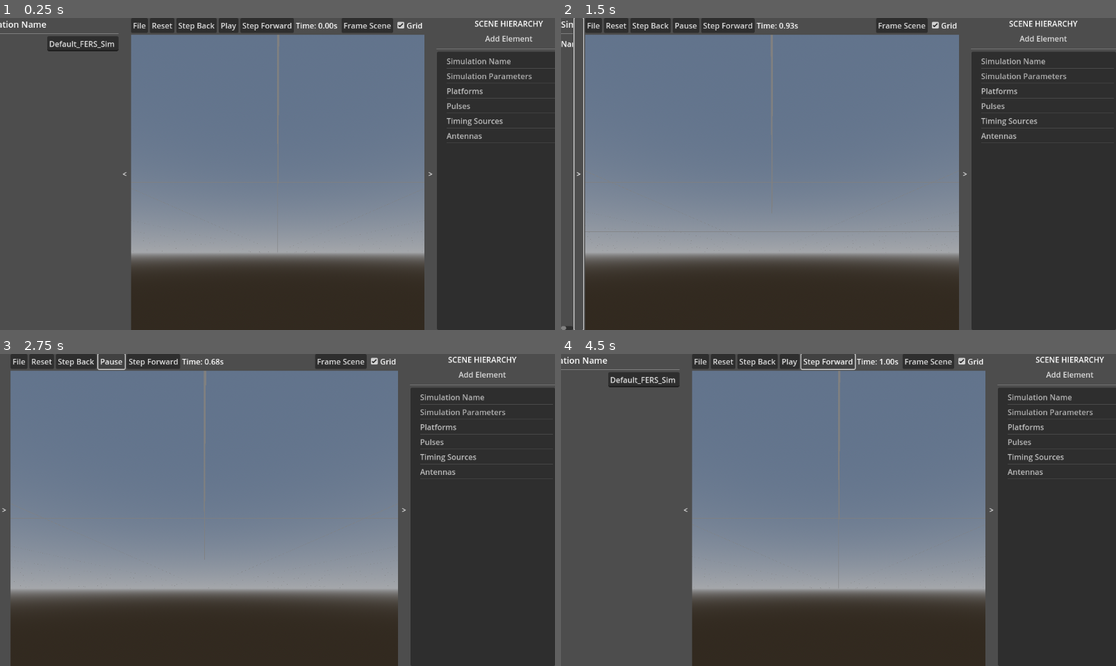
Above: before the commit, frames 1-4 (two rows, left to right).
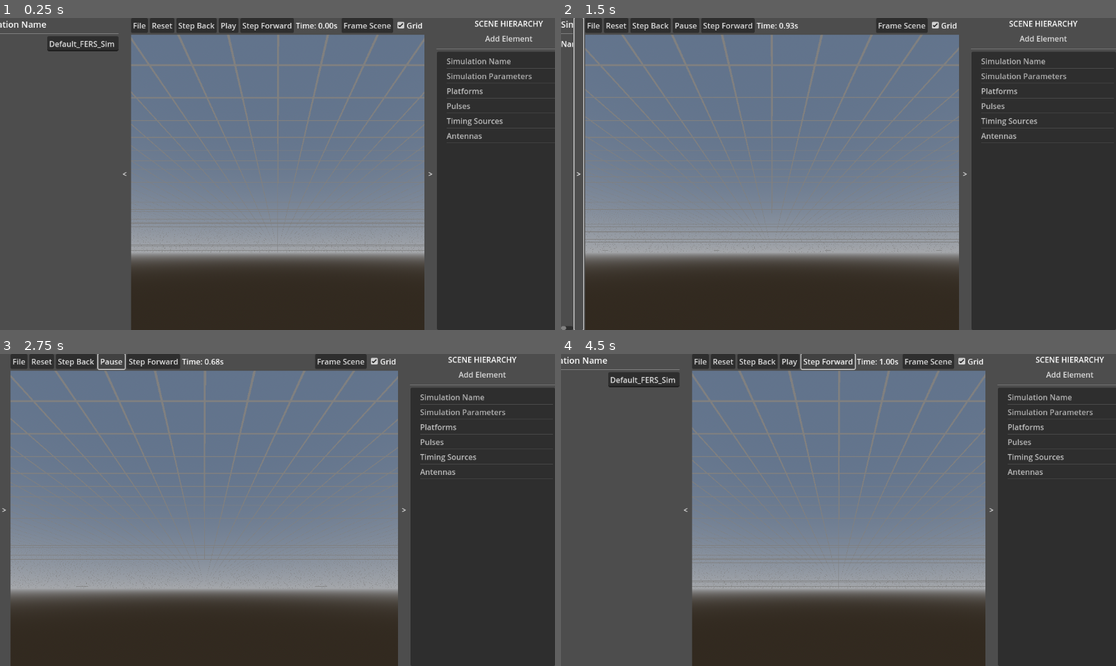
Above: after the commit, the same moments.

Repository: the-user-created/FERS_UI
Game: Godot game, scene res://scenes/main.tscn
Same seed, same stepped clock (60 frames per second), same inputs: the game is played once before the commit and once after it.
Inputs:
- Up to frame 1 (0.25 s): no input
- Up to frame 2 (1.5 s): click "Play" at 0.5 s; click "<" at 1.25 s
- Up to frame 3 (2.75 s): click "Play" at 2 s
- Up to frame 4 (4.5 s): click ">" at 2.75 s; click "File" at 3.5 s; click "Step Forward" at 4.25 s

The runs differ from the first frame. In frame 1, 1.7% of the frame differs, in the area x 23-77%, y 5-76%; in frame 2, 1.9%, in the area x 4-72%, y 5-76%; in frame 3, 1.8%; in frame 4, 1.7%.

Commit message:
feat: implement adaptive grid spacing based on camera distance

Diff:
--- a/scripts/views/world_3d_view.gd
+++ b/scripts/views/world_3d_view.gd
@@ -16,8 +16,15 @@
 @export_category("Grid")
 @export var show_grid: bool = true
 @export var grid_color: Color = Color(0.5, 0.5, 0.5, 1.0)
-@export var grid_spacing: float = 10.0
 @export var grid_line_width: float = 0.05
+
+# --- CONSTANTS ---
+const LOD_TIERS = [
+	{"threshold": 1000.0, "spacing": 100.0},
+	{"threshold": 100.0, "spacing": 10.0},
+	{"threshold": 10.0, "spacing": 1.0},
+	{"threshold": 0.0, "spacing": 0.1}
+]
 
 # --- ONREADY VARIABLES ---
 @onready var world_3d_root: Node3D = %world_3d_root
@@ -684,7 +691,7 @@
 
 	# Set uniforms from the exported script variables
 	grid_material.set_shader_parameter("grid_color", grid_color)
-	grid_material.set_shader_parameter("grid_spacing", grid_spacing)
+	grid_material.set_shader_parameter("grid_spacing", 1.0)
 	grid_material.set_shader_parameter("line_width", grid_line_width)
 
 	grid_mesh_instance.material_override = grid_material
@@ -919,6 +926,23 @@
 			_camera_yaw += orbit_input.x * keyboard_orbit_speed * delta
 			_camera_pitch = clamp(_camera_pitch + orbit_input.y * keyboard_orbit_speed * delta, -PI / 2.0 + 0.01, PI / 2.0 - 0.01)
 
+	# --- Adaptive Grid Logic ---
+	if show_grid and is_instance_valid(grid_mesh_instance):
+		var grid_material := grid_mesh_instance.get_material_override() as ShaderMaterial
+		if grid_material:
+			# Get camera distance. Using the orbit camera's distance
+			# from its pivot point is a great proxy for zoom level.
+			var camera_dist := _camera_distance
+
+			# Determine and set spacing based on LOD tiers.
+			var new_spacing := 0.1 # Default to the smallest spacing.
+			for tier in LOD_TIERS:
+				if camera_dist > tier.threshold:
+					new_spacing = tier.spacing
+					break
+
+			grid_material.set_shader_parameter("grid_spacing", new_spacing)
+
 	_update_dynamic_view_elements()
 	_update_camera_transform()
 
